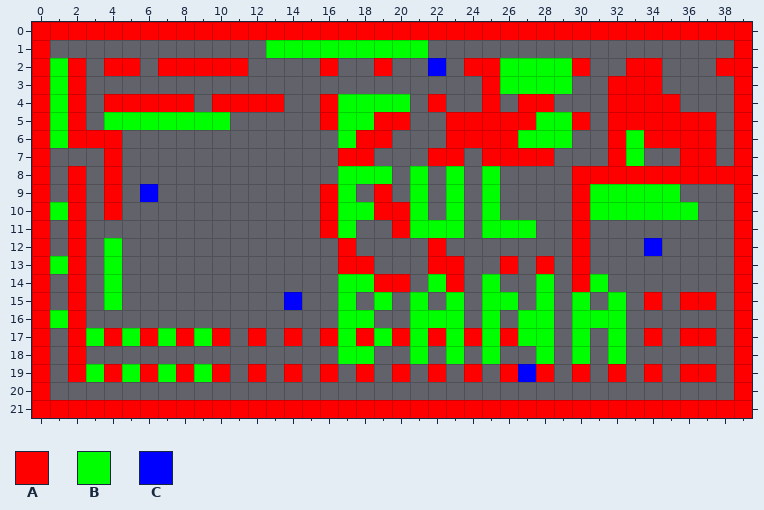
Tiled map: data/map/Map.tmx. This is how it looked before the edit.
Cells are 32x32 px. Shown: x 0..39, y 0..21.
Key: from "ColourScheme": A 0 "block", B 1 "box", C 2 "tower".
_ is an empty cell.
Layer "TheLayer" before, first column x 0:
 0 AAAAAAAAAAAAAAAAAAAAAAAAAAAAAAAAAAAAAAAA
 1 A____________BBBBBBBBB_________________A
 2 ABA_AA_AAAAA____A__A__C_AABBBBA__AA___AA
 3 ABA______________________ABBBB__AAA____A
 4 ABA_AAAAA_AAAA__ABBBB_A__A_AA___AAAA___A
 5 ABA_BBBBBBB_____ABBAA__AAAAABBA_AAAAAA_A
 6 ABAAA____________BAA___AAAABBB__ABAAAA_A
 7 A___A____________AA___AA_AAAA___AB__AA_A
 8 A_A_A____________BBB_B_B_B____AAAAAAAAAA
 9 A_A_A_C_________AB_A_B_B_B____ABBBBB___A
10 ABA_A___________ABBAAB_B_B____ABBBBBB__A
11 A_A_____________AB__ABBB_BBB__A________A
12 A_A_B____________A____A_______A___C____A
13 ABA_B____________AA___AA__A_A_A________A
14 A_A_B____________BBAA_BA_B__B_AB_______A
15 A_A_B_________C__B_B_B_B_BB_B_B_B_A_AA_A
16 ABA______________BB__BBB_B_BB_BBB______A
17 A_ABABABABA_A_A_ABABABABABABB_B_B_A_AA_A
18 A_A______________BB__B_B_B__B_B_B______A
19 A_ABABABABA_A_A_A_A_A_A_A_ACA_A_A_A_AA_A
20 A______________________________________A
21 AAAAAAAAAAAAAAAAAAAAAAAAAAAAAAAAAAAAAAAA
After:
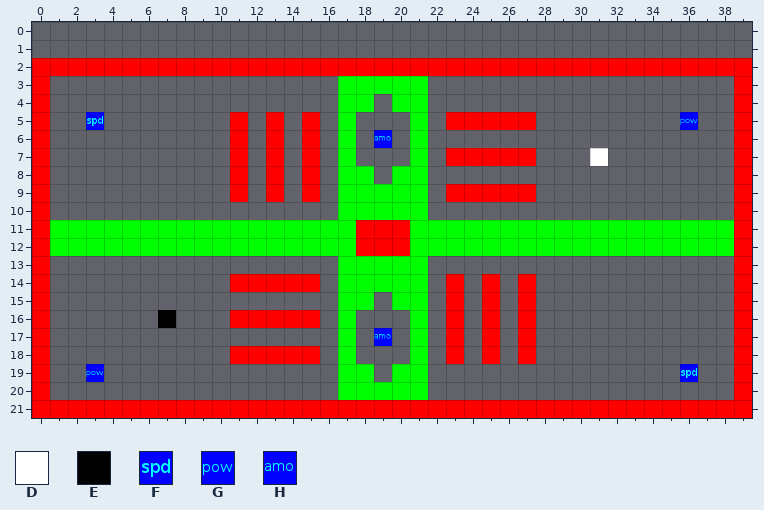
Further tiles: from "ColourScheme": D 3, E 7, F 12 "tower", G 13 "tower", H 14 "tower".
The exact change:
Layer "TheLayer":
Tile A replaces tile B in row 2 at x 1 and 26 to 29; in row 9 at x 23 and 25; in row 14 at x 25; in row 15 at x 23 and 25; in rows 16 to 17 at x 23, 25 and 27; in row 18 at x 23 and 25.
Tile A replaces tile C in row 2 at x 22.
Tile A is added in row 2 at x 3, 6, 12 to 15, 17 to 18, 20 to 21, 23, 31 to 32 and 35 to 37; in rows 5 to 6 at x 11, 13 and 15; in row 7 at x 11, 13, 15 and 24; in row 8 at x 11, 13 and 15; in row 9 at x 11, 13, 15, 24 and 26 to 27; in row 11 at x 18 to 19.
Tile A is added in row 12 at x 18 to 20; in row 14 at x 11 to 15 and 27; in row 15 at x 27; in row 16 at x 11 to 15; in row 18 at x 11 to 15 and 27.
Tile B replaces tile A in row 7 at x 17; in row 9 at x 19; in row 10 at x 19 to 20; in row 11 at x 2, 16 and 30; in row 12 at x 2, 17, 22 and 30; in row 13 at x 17 to 18.
Tile B replaces tile A in row 14 at x 19 to 20; in row 19 at x 18 and 20.
Tile B replaces tile C in row 12 at x 34.
Tile B is added in row 3 at x 17 to 21; in rows 4 to 7 at x 21; in row 8 at x 20; in row 9 at x 18 and 20; in row 11 at x 1, 3 to 15, 24, 28 to 29 and 31 to 38; in row 12 at x 1, 3, 5 to 16, 21, 23 to 29, 31 to 33 and 35 to 38.
Tile B is added in row 13 at x 19 to 21; in row 14 at x 21; in row 15 at x 18 and 20; in row 19 at x 17 and 21; in row 20 at x 17 to 21.
Tile D is added in row 7 at x 31.
Tile E is added in row 16 at x 7.
Tile F replaces tile A in row 19 at x 36.
Tile F is added in row 5 at x 3.
Tile G replaces tile A in row 5 at x 36.
Tile G replaces tile B in row 19 at x 3.
Tile H replaces tile A in row 6 at x 19.
Tile H replaces tile B in row 17 at x 19.
Tile A is gone in row 0 at x 0 to 39; in row 1 at x 0 and 39; in row 3 at x 2, 25 and 32 to 34; in row 4 at x 2, 4 to 8, 10 to 13, 16, 22, 25, 27 to 28 and 32 to 35; in row 5 at x 2, 16, 19 to 20, 30, 32 to 35 and 37; in row 6 at x 2 to 4, 18, 23 to 26, 32 and 34 to 37.
Tile A is gone in row 7 at x 4, 18, 22, 28, 32 and 36 to 37; in row 8 at x 2, 4 and 30 to 38; in rows 9 to 10 at x 2, 4, 16 and 30; in row 13 at x 2, 22 to 23, 26, 28 and 30; in row 14 at x 2 and 30; in row 15 at x 2, 34 and 36 to 37.
Tile A is gone in row 16 at x 2; in row 17 at x 2, 4, 6, 8, 10, 12, 14, 16, 18, 20, 22, 24, 26, 34 and 36 to 37; in row 18 at x 2; in row 19 at x 2, 4, 6, 8, 10, 12, 14, 16, 22, 24, 26, 28, 30, 32, 34 and 37.
Tile B is gone in row 1 at x 13 to 21; in row 3 at x 1 and 26 to 29; in row 4 at x 1 and 19; in row 5 at x 1, 4 to 10, 18 and 28 to 29; in row 6 at x 1, 27 to 29 and 33; in row 7 at x 33.
Tile B is gone in row 8 at x 19, 23 and 25; in row 9 at x 31 to 35; in row 10 at x 1, 23, 25 and 31 to 36; in row 13 at x 1 and 4; in row 14 at x 4, 22, 28 and 31; in row 15 at x 4, 19, 26, 28, 30 and 32.
Tile B is gone in row 16 at x 1, 18, 22, 28 and 30 to 32; in row 17 at x 3, 5, 7, 9, 28, 30 and 32; in row 18 at x 18, 28, 30 and 32; in row 19 at x 5, 7 and 9.
Tile C is gone in row 9 at x 6; in row 15 at x 14; in row 19 at x 27.
Changed places in both pictures, as pixel boxes (x1, y1, x2, y2):
changed: (32, 22, 752, 400)
